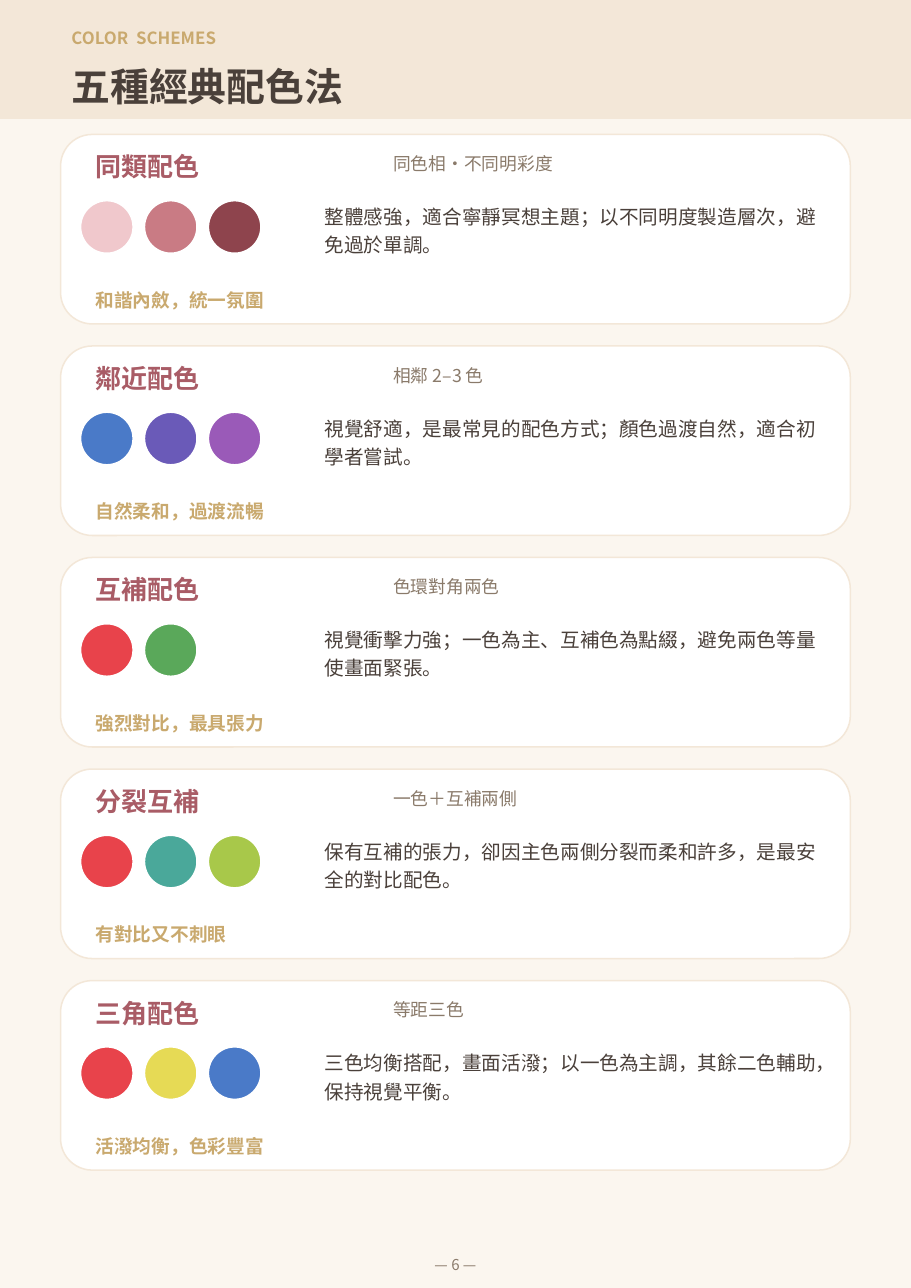
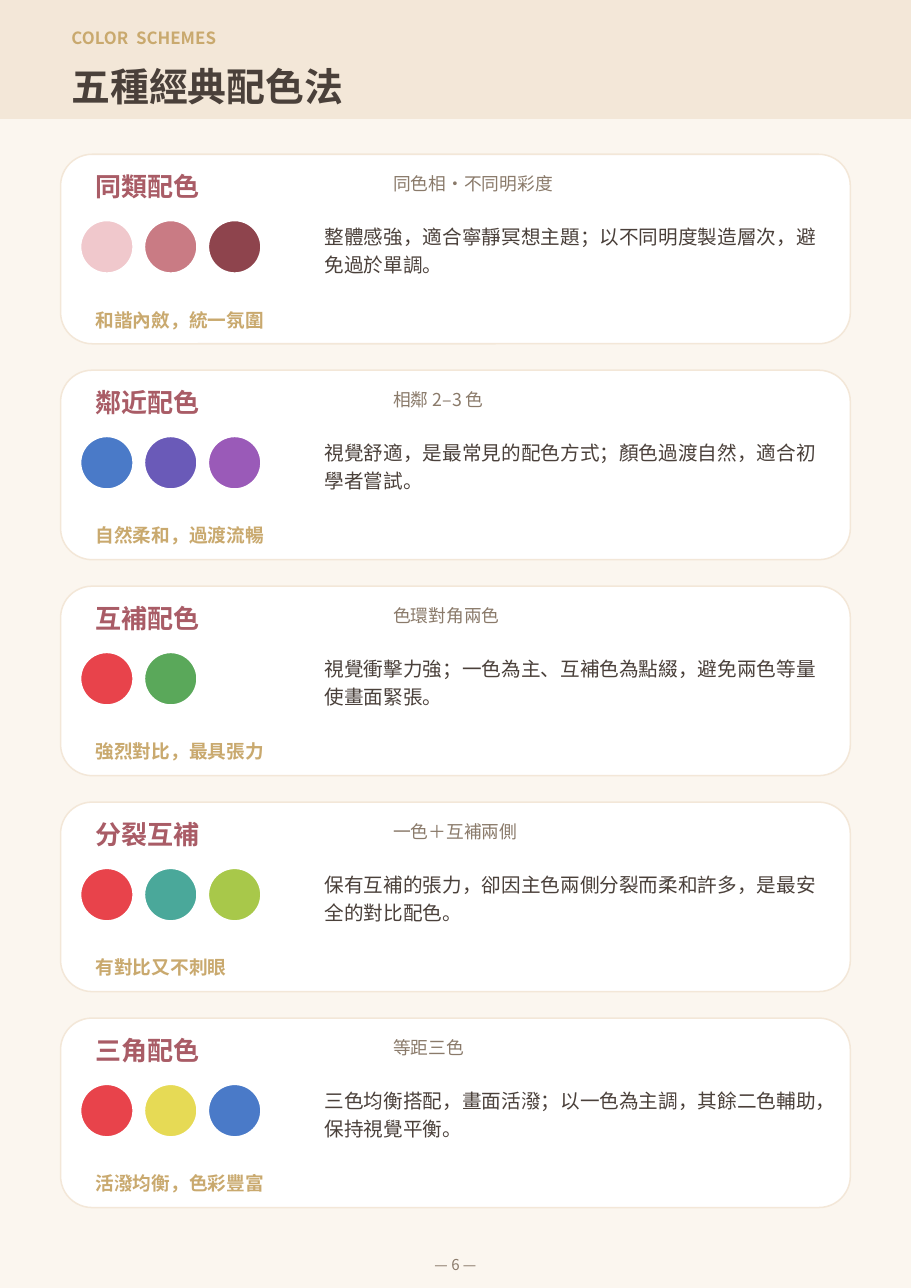
Before and after one commit to serina168/mandala-beginner, a slide deck: slide 6 of mandala_l1_handout.pptx. Drawn at 911x1288 pixels with LibreOffice and Linux fonts; fonts in the diff are those of the drawing; background and template pictures are left out. Boxes give left, top, right and bottom in pixels: in the first picture for what was removed or moved away, otherwise in the second. Text is boxed around its words. In the diff, an @@ line names an element or a change of style, - is before the commit and + after.

```diff
--- a/mandala_l1_handout.pptx
+++ b/mandala_l1_handout.pptx
@@ 4 texts, 3 ellipses, 1 rounded rectangle: place and size @@
-4 texts, 3 ellipses, 1 rounded rectangle at [61,134,850,324]
+4 texts, 3 ellipses, 1 rounded rectangle at [61,154,850,344]
@@ 4 texts, 3 ellipses, 1 rounded rectangle: place and size @@
-4 texts, 3 ellipses, 1 rounded rectangle at [61,346,850,535]
+4 texts, 3 ellipses, 1 rounded rectangle at [61,370,850,560]
@@ 4 texts, 2 ellipses, 1 rounded rectangle: place and size @@
-4 texts, 2 ellipses, 1 rounded rectangle at [61,557,850,747]
+4 texts, 2 ellipses, 1 rounded rectangle at [61,586,850,776]
@@ 6 texts, 3 ellipses, 1 rounded rectangle: place and size @@
-6 texts, 3 ellipses, 1 rounded rectangle at [61,769,850,1101]
+6 texts, 3 ellipses, 1 rounded rectangle at [61,802,850,1138]
@@ 3 ellipses, 2 texts, 1 rounded rectangle: place and size @@
-3 ellipses, 2 texts, 1 rounded rectangle at [61,980,850,1170]
+3 ellipses, 2 texts, 1 rounded rectangle at [61,1018,850,1207]
```
Also in this commit, not shown: 5 other slides changed, 3 other files.
